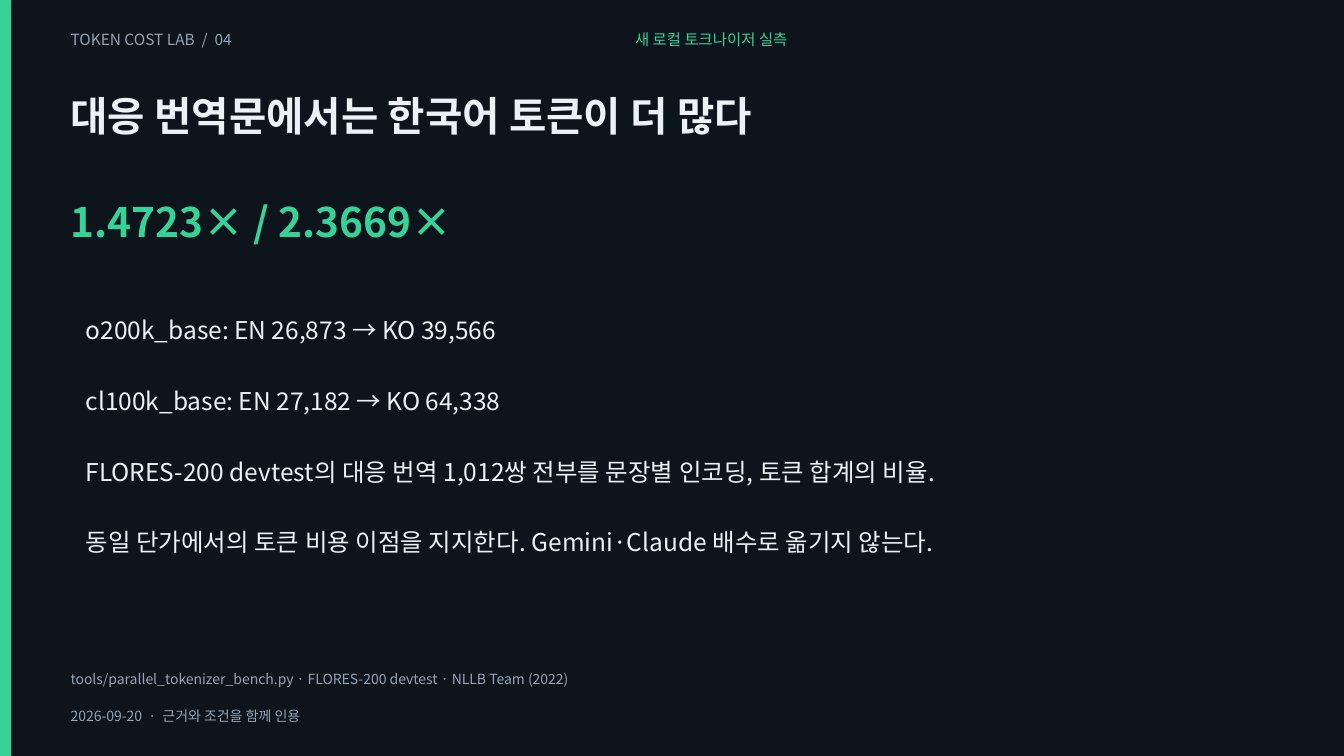
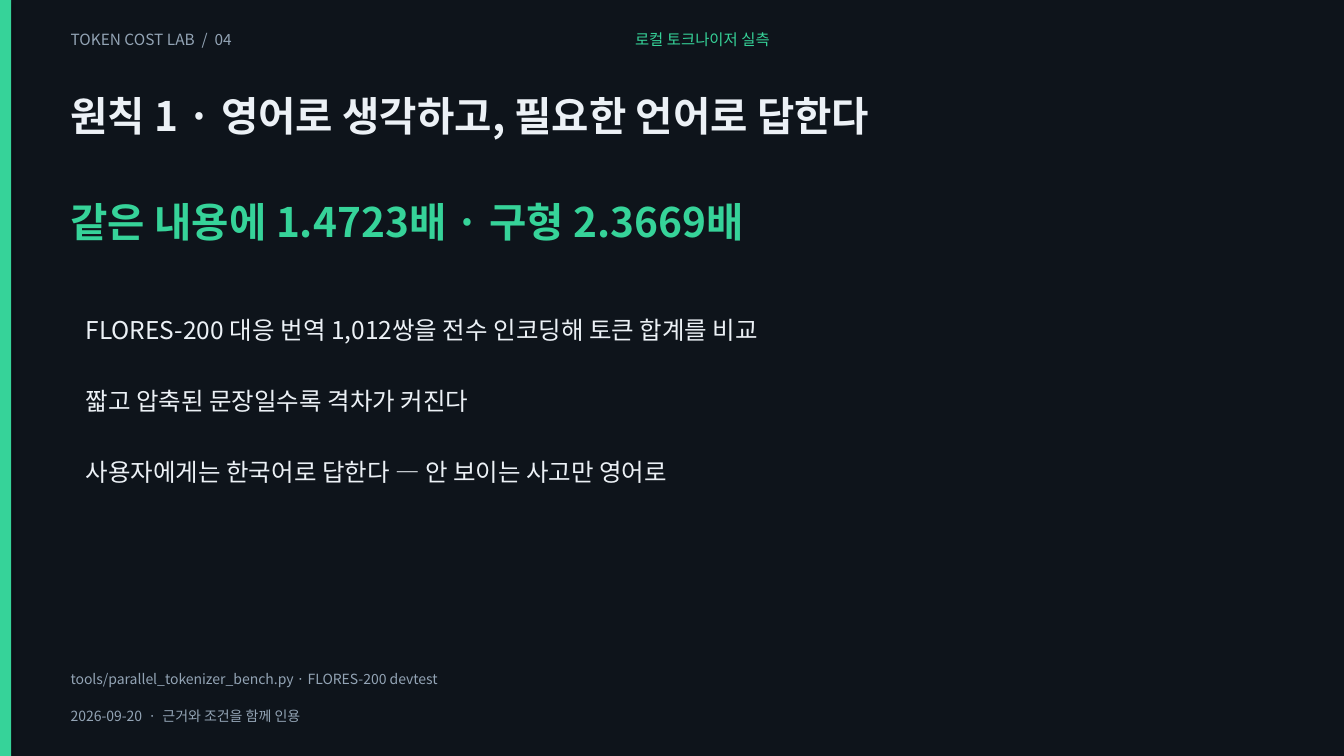
Before and after one commit to giyeop-cody/token-cost-lab, a slide deck: slide 4 of presentation/token_cost.pptx. Drawn at 1344x756 pixels with LibreOffice and Linux fonts; fonts in the diff are those of the drawing. Boxes give left, top, right and bottom in pixels: in the first picture for what was removed or moved away, otherwise in the second. Text is boxed around its words. In the diff, an @@ line names an element or a change of style, - is before the commit and + after.

```diff
--- a/presentation/token_cost.pptx
+++ b/presentation/token_cost.pptx
@@ text at (635,32,769,46): text changed @@
-새 로컬 토크나이저 실측
+로컬 토크나이저 실측
@@ text at (71,97,869,140): text changed @@
-대응 번역문에서는 한국어 토큰이 더 많다
+원칙 1 · 영어로 생각하고, 필요한 언어로 답한다
@@ text at (71,202,743,241): text changed @@
-1.4723× / 2.3669×
+같은 내용에 1.4723배 · 구형 2.3669배
@@ text at (86,318,758,344): text changed @@
-FLORES-200 devtest의 대응 번역 1,012쌍 전부를 문장별 인코딩, 토큰 합계의 비율.
+FLORES-200 대응 번역 1,012쌍을 전수 인코딩해 토큰 합계를 비교
@@ text removed at (86,319,496,344) @@
-o200k_base: EN 26,873 → KO 39,566
@@ text at (86,389,469,412): text changed @@
-cl100k_base: EN 27,182 → KO 64,338
+짧고 압축된 문장일수록 격차가 커진다
@@ text added at (86,460,667,483), 17.5 pt, text #ECF1F6 @@
+사용자에게는 한국어로 답한다 — 안 보이는 사고만 영어로
@@ text removed at (86,530,934,553) @@
-동일 단가에서의 토큰 비용 이점을 지지한다. Gemini·Claude 배수로 옮기지 않는다.
@@ text at (71,673,438,687): text changed @@
-tools/parallel_tokenizer_bench.py · FLORES-200 devtest · NLLB Team (2022)
+tools/parallel_tokenizer_bench.py · FLORES-200 devtest
```
Also in this commit, not shown: 27 other slides changed, 1 slide added, 1 slide removed, 28 other files.
